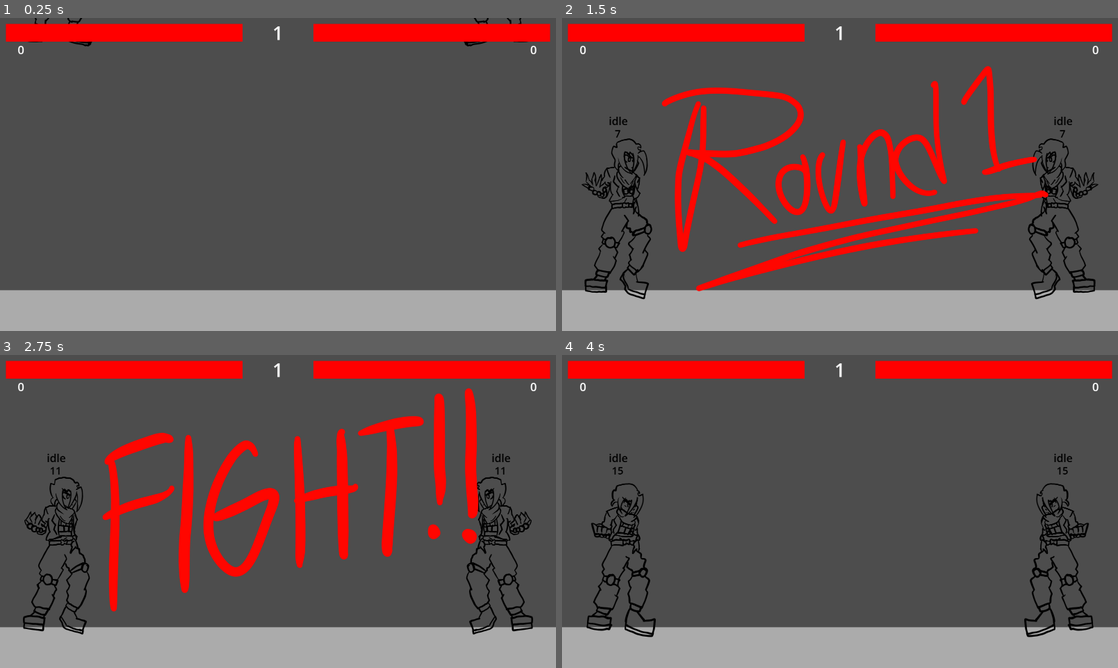
Above: before the commit, frames 1-4 (two rows, left to right).
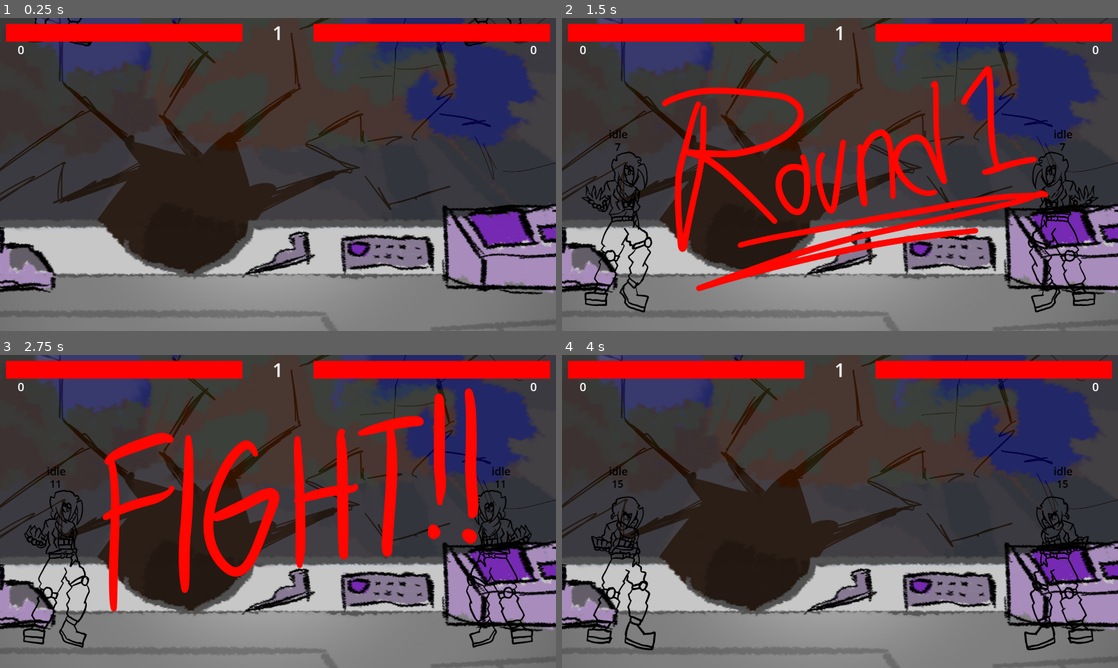
Above: after the commit, the same moments.

Repository: Patotatoman27/waifusVsVoids
Game: Godot game, scene res://Scenes/mainGame.tscn
Same seed, same stepped clock (60 frames per second), same inputs: the game is played once before the commit and once after it. The engine's default icon, where the game draws it, is replaced by a stand-in: a white triangle on a blue panel in a dark square.
Inputs:
- Up to frame 1 (0.25 s): no input
- Up to frame 2 (1.5 s): tap Enter (A_StartMatch) at 0.5, 1.35 s; hold Enter (A_StartMatch) 0.53-1.28 s
- Up to frame 3 (2.75 s): hold Enter (A_StartMatch) from 2.03 s (still down)
- Up to frame 4 (4 s): release Enter (A_StartMatch) at 2.78 s; tap Enter (A_StartMatch) at 2.85 s; hold Enter (A_StartMatch) from 3.53 s (still down)

The runs differ from the first frame. In frame 1, 66% of the frame differs, in the area x 0-100%, y 0-100%; in frame 2, 62%; in frame 3, 61%; in frame 4, 67%.

Commit message:
P: The Sketch Stage Update

Diff:
--- /dev/null
+++ b/Scenes/character_select_screen.tscn
@@ -0,0 +1,3 @@
+[gd_scene format=3 uid="uid://y7wyn7toems1"]
+
+[node name="CharacterSelectScreen" type="Node2D"]
--- a/Scenes/mainTestStage.tscn
+++ b/Scenes/mainTestStage.tscn
@@ -1,14 +1,18 @@
-[gd_scene load_steps=18 format=3 uid="uid://cqe2ttqny5guu"]
+[gd_scene load_steps=22 format=3 uid="uid://cqe2ttqny5guu"]
 
 [ext_resource type="Script" uid="uid://tre0ie78v071" path="res://Scripts/universal.gd" id="1_dcfvu"]
-[ext_resource type="Texture2D" uid="uid://co351xg8mpp7i" path="res://icon.svg" id="1_rixb3"]
 [ext_resource type="Script" uid="uid://cxa4tig81l10j" path="res://Scripts/players.gd" id="2_32nq4"]
+[ext_resource type="Texture2D" uid="uid://caine24oy6e" path="res://Sprites/EmptyAlfa/Stages/SketchOldContentionZone/Sky.png" id="2_40vyh"]
+[ext_resource type="Texture2D" uid="uid://b437udmvio8hq" path="res://Sprites/EmptyAlfa/Stages/SketchOldContentionZone/Mountain 1.png" id="3_p2skt"]
 [ext_resource type="StyleBox" uid="uid://bgd2ayfx0n3nu" path="res://Styles/PAHittedBar.tres" id="4_mqcjl"]
+[ext_resource type="Texture2D" uid="uid://52twbbsnrnca" path="res://Sprites/EmptyAlfa/Stages/SketchOldContentionZone/Mountain2.png" id="4_rixb3"]
 [ext_resource type="Script" uid="uid://ba4m7vqdgvbns" path="res://Scripts/cameraEffects.gd" id="5_dcfvu"]
+[ext_resource type="Texture2D" uid="uid://cs1vsnctsbdpa" path="res://Sprites/EmptyAlfa/Stages/SketchOldContentionZone/Cave.png" id="5_dfr5b"]
 [ext_resource type="StyleBox" uid="uid://d111n51vqq7fa" path="res://Styles/P1HealthBar.tres" id="5_g7o71"]
 [ext_resource type="Texture2D" uid="uid://bfh8ct00udy8r" path="res://Sprites/EmptyAlfa/HUD/Fight!/Round1.png" id="5_hy1cj"]
 [ext_resource type="StyleBox" uid="uid://bpuhh4j37gd7a" path="res://Styles/P2HealthBar.tres" id="6_ehspr"]
 [ext_resource type="Texture2D" uid="uid://ct3b4i6qq8118" path="res://Sprites/EmptyAlfa/HUD/Fight!/Round2.png" id="6_mqcjl"]
+[ext_resource type="Texture2D" uid="uid://ck5445ctgledc" path="res://Sprites/EmptyAlfa/Stages/SketchOldContentionZone/Laboratory.png" id="6_yd757"]
 [ext_resource type="Texture2D" uid="uid://c7ddkg2vyqc25" path="res://Sprites/EmptyAlfa/HUD/Fight!/Round3.png" id="7_ehspr"]
 [ext_resource type="Texture2D" uid="uid://c7w68pa0nm2rd" path="res://Sprites/EmptyAlfa/HUD/Fight!/Fight.png" id="8_caoic"]
 
@@ -173,101 +177,53 @@
 script = ExtResource("1_dcfvu")
 
 [node name="BG" type="Node2D" parent="."]
-visible = false
-
-[node name="Level3" type="Parallax2D" parent="BG"]
-scroll_scale = Vector2(0.03, 0.03)
-
-[node name="BG6" type="Sprite2D" parent="BG/Level3"]
-position = Vector2(-1005, 1024)
-rotation = -0.282743
-scale = Vector2(25.0318, 16.864)
-texture = ExtResource("1_rixb3")
-
-[node name="Level2" type="Parallax2D" parent="BG"]
-scroll_scale = Vector2(0.1, 0.1)
-
-[node name="BG" type="Sprite2D" parent="BG/Level2"]
-position = Vector2(2726, 787)
-rotation = 0.314159
-scale = Vector2(21.4708, 9.53236)
-texture = ExtResource("1_rixb3")
-
-[node name="BG4" type="Sprite2D" parent="BG/Level2"]
-position = Vector2(1811, 2369)
-rotation = 0.0523599
-scale = Vector2(42.4541, 21.6256)
-texture = ExtResource("1_rixb3")
-
-[node name="BG2" type="Sprite2D" parent="BG/Level2"]
-position = Vector2(-171, 974)
-rotation = -0.403171
-scale = Vector2(21.4708, 9.53235)
-texture = ExtResource("1_rixb3")
-
-[node name="BG3" type="Sprite2D" parent="BG/Level2"]
-position = Vector2(4017, 879)
-rotation = -0.403171
-scale = Vector2(21.4708, 9.53235)
-texture = ExtResource("1_rixb3")
-
-[node name="Level1" type="Parallax2D" parent="BG"]
+position = Vector2(0, 317)
+scale = Vector2(1.5, 1.5)
+
+[node name="SketchOldContentionZone" type="Node2D" parent="BG"]
+
+[node name="Level3" type="Parallax2D" parent="BG/SketchOldContentionZone"]
+scroll_scale = Vector2(0.2, 0.2)
+
+[node name="BG6" type="Sprite2D" parent="BG/SketchOldContentionZone/Level3"]
+position = Vector2(0, 250)
+scale = Vector2(2, 2)
+texture = ExtResource("2_40vyh")
+
+[node name="Level2" type="Parallax2D" parent="BG/SketchOldContentionZone"]
+scroll_scale = Vector2(0.5, 0.5)
+
+[node name="BG2" type="Sprite2D" parent="BG/SketchOldContentionZone/Level2"]
+position = Vector2(0, 160)
+scale = Vector2(1.5, 1.5)
+texture = ExtResource("3_p2skt")
+
+[node name="BG3" type="Sprite2D" parent="BG/SketchOldContentionZone/Level2"]
+position = Vector2(0, 160)
+scale = Vector2(1.5, 1.5)
+texture = ExtResource("4_rixb3")
+
+[node name="Level1" type="Parallax2D" parent="BG/SketchOldContentionZone"]
 scroll_scale = Vector2(0.7, 0.7)
 
-[node name="BG2" type="Sprite2D" parent="BG/Level1"]
-position = Vector2(2129, 845)
-rotation = -2.79602
-scale = Vector2(7.72417, 6.52797)
-texture = ExtResource("1_rixb3")
-
-[node name="BG3" type="Sprite2D" parent="BG/Level1"]
-position = Vector2(211, 782)
-rotation = -0.282743
-scale = Vector2(7.72417, 6.52797)
-texture = ExtResource("1_rixb3")
-
-[node name="BG4" type="Sprite2D" parent="BG/Level1"]
-position = Vector2(1222, 995)
-rotation = 0.195477
-scale = Vector2(7.72417, 6.52797)
-texture = ExtResource("1_rixb3")
-
-[node name="BG5" type="Sprite2D" parent="BG/Level1"]
-position = Vector2(-738.722, 1038.12)
-rotation = -2.79602
-scale = Vector2(7.72417, 6.52797)
-texture = ExtResource("1_rixb3")
-
-[node name="BG7" type="Sprite2D" parent="BG/Level1"]
-position = Vector2(-1646.72, 1134.12)
-rotation = 0.195477
-scale = Vector2(7.72417, 6.52797)
-texture = ExtResource("1_rixb3")
-
-[node name="BG8" type="Sprite2D" parent="BG/Level1"]
-position = Vector2(5358.28, 997.119)
-rotation = -4.35111
-scale = Vector2(7.72417, 6.52797)
-texture = ExtResource("1_rixb3")
-
-[node name="BG9" type="Sprite2D" parent="BG/Level1"]
-position = Vector2(3440.28, 934.119)
-rotation = -4.35111
-scale = Vector2(7.72417, 6.52797)
-texture = ExtResource("1_rixb3")
-
-[node name="BG10" type="Sprite2D" parent="BG/Level1"]
-position = Vector2(4451.28, 1147.12)
-rotation = -3.39292
-scale = Vector2(7.72417, 6.52797)
-texture = ExtResource("1_rixb3")
+[node name="BG2" type="Sprite2D" parent="BG/SketchOldContentionZone/Level1"]
+position = Vector2(0, 101)
+scale = Vector2(1.5, 1.5)
+texture = ExtResource("5_dfr5b")
+
+[node name="Level0" type="Parallax2D" parent="BG/SketchOldContentionZone"]
+
+[node name="BG10" type="Sprite2D" parent="BG/SketchOldContentionZone/Level0"]
+texture = ExtResource("6_yd757")
 
 [node name="Floor" type="Node2D" parent="."]
 position = Vector2(0, 880)
 
 [node name="Sprite2D" type="Sprite2D" parent="Floor"]
+visible = false
 
 [node name="ColorRect" type="ColorRect" parent="Floor"]
+visible = false
 anchors_preset = 5
 anchor_left = 0.5
 anchor_right = 0.5
@@ -281,6 +237,17 @@
 collision_mask = 0
 
 [node name="CollisionShape2D" type="CollisionShape2D" parent="Floor/StaticBody2D"]
+position = Vector2(0, 57)
+shape = SubResource("WorldBoundaryShape2D_464m7")
+
+[node name="WallL" type="CollisionShape2D" parent="Floor/StaticBody2D"]
+position = Vector2(-2251, 0)
+rotation = 1.5708
+shape = SubResource("WorldBoundaryShape2D_464m7")
+
+[node name="WallR" type="CollisionShape2D" parent="Floor/StaticBody2D"]
+position = Vector2(2249, 0)
+rotation = -1.5708
 shape = SubResource("WorldBoundaryShape2D_464m7")
 
 [node name="Players" type="Node2D" parent="."]
--- a/Scripts/cameraEffects.gd
+++ b/Scripts/cameraEffects.gd
@@ -1,6 +1,22 @@
 extends Node
 @onready var camera2D: Camera2D = $"."
 var rng = RandomNumberGenerator.new()
+
+func _process(delta: float) -> void:
+
+	var player1: CharacterBody2D = get_node_or_null("../Players/Player1")
+	var player2: CharacterBody2D = get_node_or_null("../Players/Player2")
+	if player1 != null and player2 != null:
+		camera2D.position.x = (player1.position.x + player2.position.x) / 2
+		if camera2D.position.x > 1054:
+			camera2D.position.x = 1054;
+		elif camera2D.position.x < -1054:
+			camera2D.position.x = -1054;
+		print(camera2D.position.x)
+		camera2D.position.y = 381 - abs(player1.position.y - player2.position.y)/3
+	else:
+		camera2D.position.x = 0
+
 
 func shake(amount : float, randomStrenght : float, fadeout : float):
 	var randomStrngth : float = randomStrenght;
--- a/Scripts/universal.gd
+++ b/Scripts/universal.gd
@@ -14,8 +14,6 @@
 	MainTestFight = get_parent().get_parent();
 
 func _input(event):
-	if event.is_action_pressed("A_Restart"):
-		MainTestFight.reloadUniversal();
 	if event.is_action_pressed("A_StartMatch"):
 		startMatch();
 
Binary file added: Sprites/EmptyAlfa/Stages/SketchOldContentionZone/Cave.png
Not shown, added: Sprites/EmptyAlfa/Stages/SketchOldContentionZone/Cave.png.import
Binary file added: Sprites/EmptyAlfa/Stages/SketchOldContentionZone/Laboratory.png
Not shown, added: Sprites/EmptyAlfa/Stages/SketchOldContentionZone/Laboratory.png.import
Binary file added: Sprites/EmptyAlfa/Stages/SketchOldContentionZone/Mountain 1.png
Not shown, added: Sprites/EmptyAlfa/Stages/SketchOldContentionZone/Mountain 1.png.import
Binary file added: Sprites/EmptyAlfa/Stages/SketchOldContentionZone/Mountain2.png
Not shown, added: Sprites/EmptyAlfa/Stages/SketchOldContentionZone/Mountain2.png.import
Binary file added: Sprites/EmptyAlfa/Stages/SketchOldContentionZone/Sky.png
Not shown, added: Sprites/EmptyAlfa/Stages/SketchOldContentionZone/Sky.png.import
